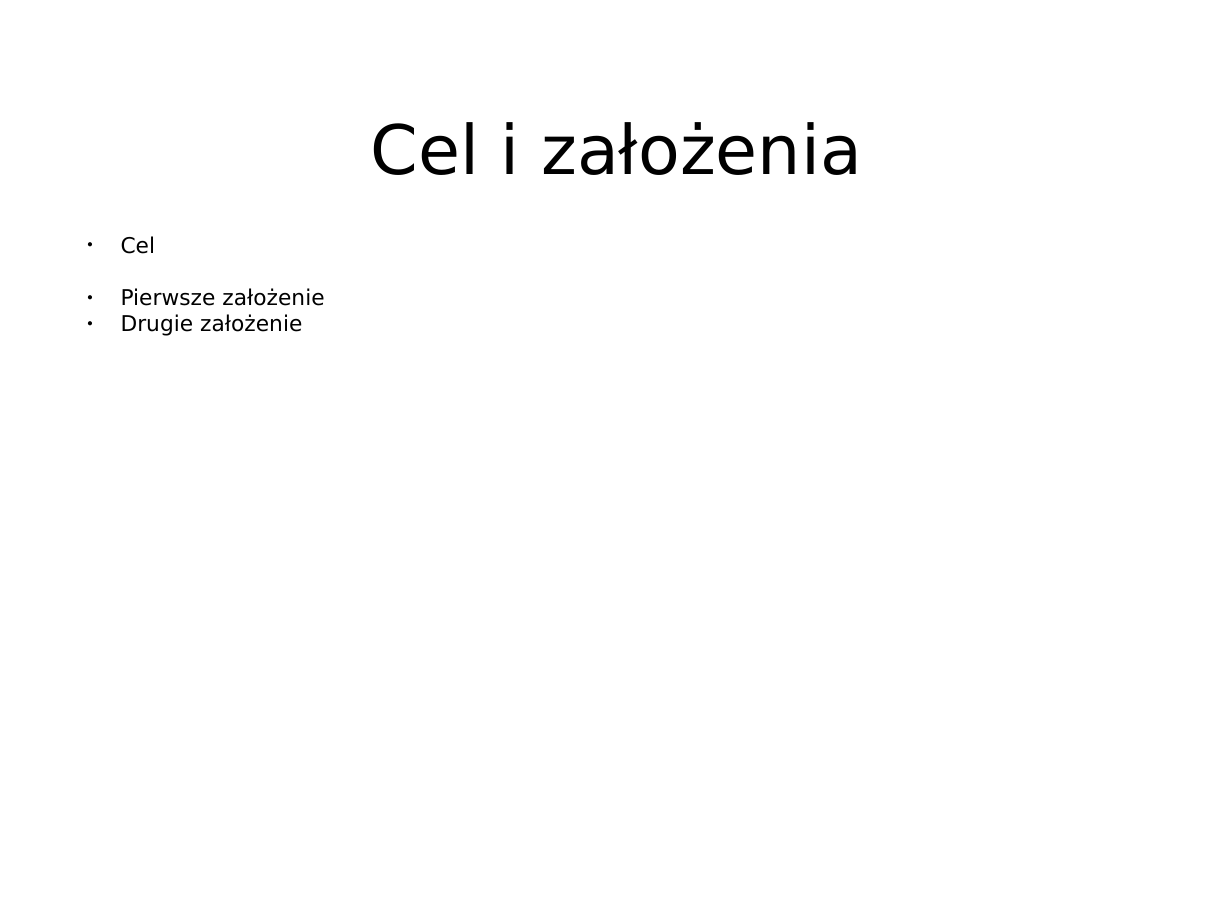
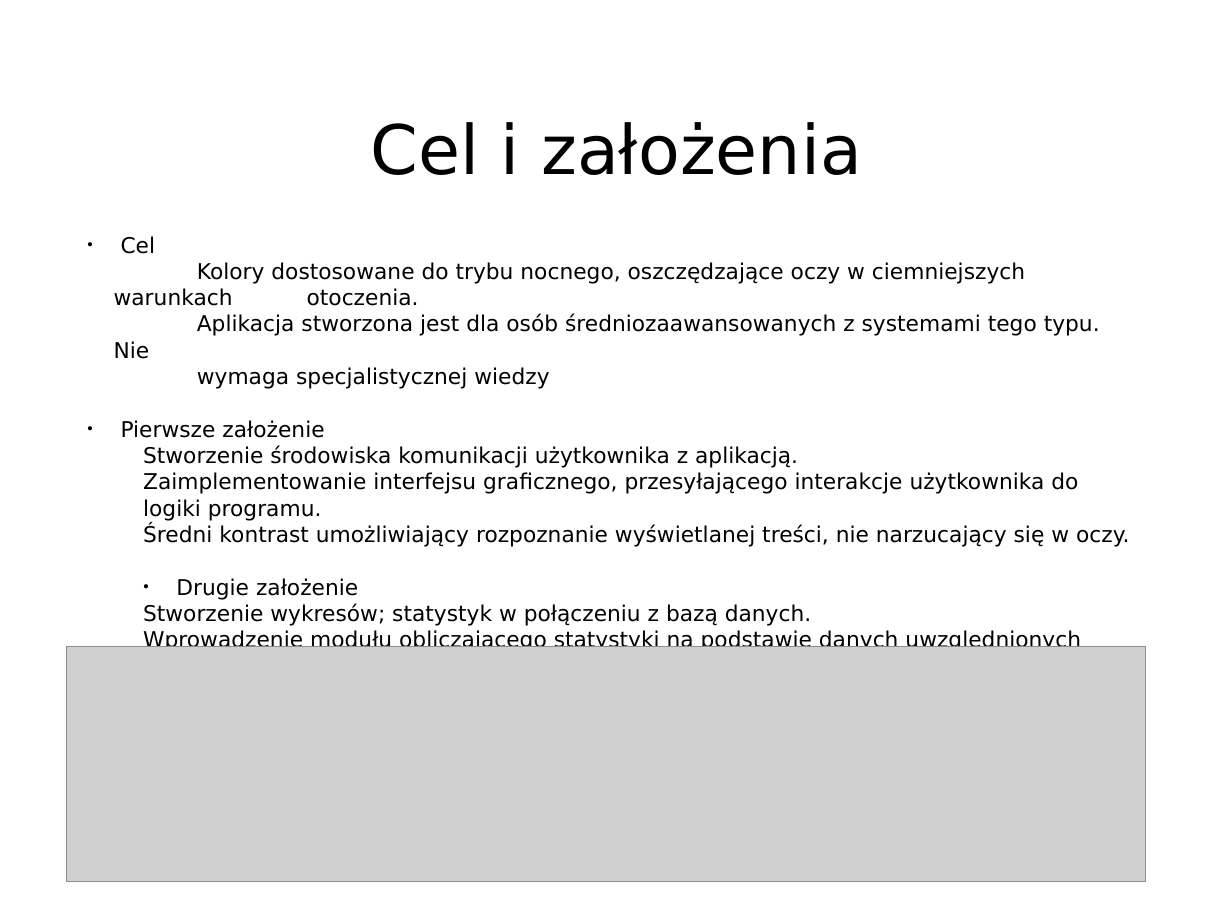
Before and after one commit to Informatyka-Stosowana-Chopy/Inzynieria-oprogramowania, a slide deck: slide 2 of front-end/front-end_prez.ppt. Drawn at 1232x924 pixels with LibreOffice and Linux fonts; fonts in the diff are those of the drawing; grey boxes stand for pictures. Boxes give left, top, right and bottom in pixels: in the first picture for what was removed or moved away, otherwise in the second. Text is boxed around its words. In the diff, an @@ line names an element or a change of style, - is before the commit and + after.

```diff
--- a/front-end/front-end_prez.ppt
+++ b/front-end/front-end_prez.ppt
@@ text at (114,236,1100,389): text changed @@
-● Cel
+● Cel
+  Kolory dostosowane do trybu nocnego, oszczędzające oczy w ciemniejszych warunkach otoczenia.
+  Aplikacja stworzona jest dla osób średniozaawansowanych z systemami tego typu. Nie
+  wymaga specjalistycznej wiedzy
@@ text at (143,445,1129,547): paragraphs added @@
+  Stworzenie środowiska komunikacji użytkownika z aplikacją.
+  Zaimplementowanie interfejsu graficznego, przesyłającego interakcje użytkownika do logiki programu.
+  Średni kontrast umożliwiający rozpoznanie wyświetlanej treści, nie narzucający się w oczy.
@@ text at (143,603,1081,647): paragraph added @@
+  Stworzenie wykresów; statystyk w połączeniu z bazą danych.
+  Wprowadzenie modułu obliczającego statystyki na podstawie danych uwzględnionych przez back-end.
@@ picture added at (66,647,1146,882) @@
```
Also in this commit, not shown: 6 other slides changed, 4 slides added, 5 slides removed.
